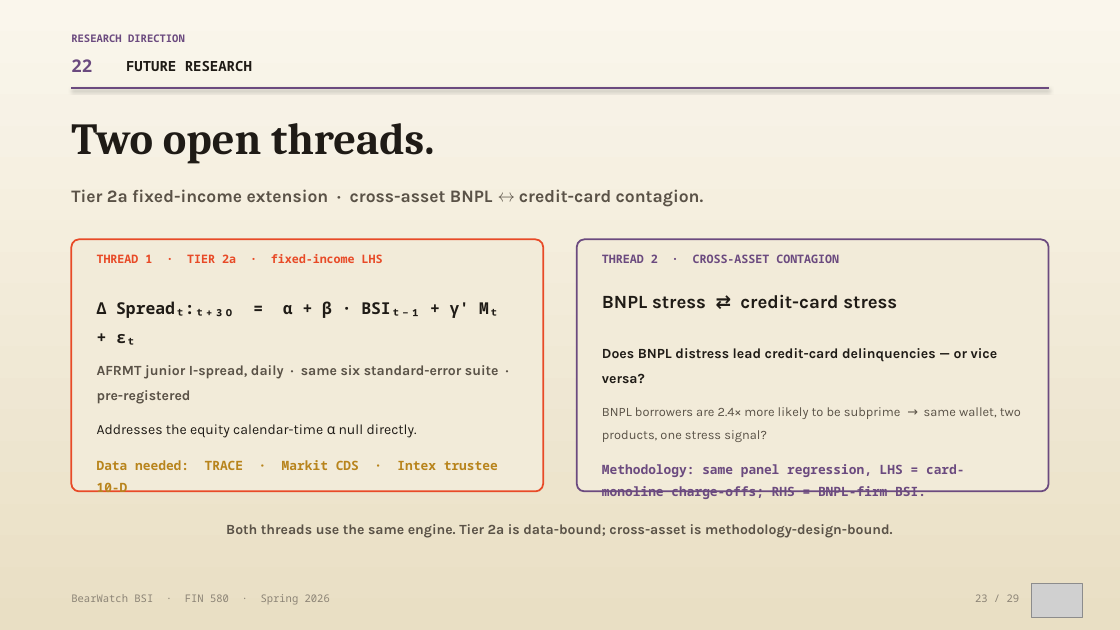
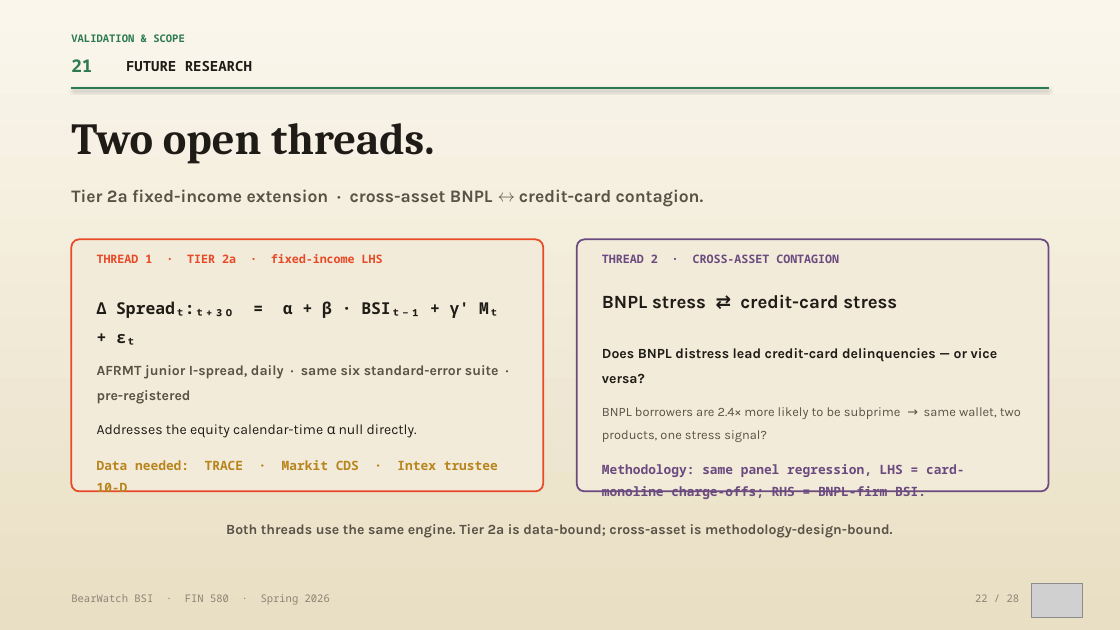
Before and after one commit to vermasidd1502/bnpl-trap, a slide deck: slide 22 of presentation/BearWatch_Research_Deck_FINAL.pptx (slide 23 before the commit). Drawn at 1120x630 pixels with LibreOffice and Linux fonts; fonts in the diff are those of the drawing; grey boxes stand for pictures. Boxes give left, top, right and bottom in pixels: in the first picture for what was removed or moved away, otherwise in the second. Text is boxed around its words. In the diff, an @@ line names an element or a change of style, - is before the commit and + after.

```diff
--- a/presentation/BearWatch_Research_Deck_FINAL.pptx
+++ b/presentation/BearWatch_Research_Deck_FINAL.pptx
@@ text at box(71, 34, 185, 42): text changed; text colour #6B4A7F to #2D7A4F @@
-RESEARCH DIRECTION
+VALIDATION & SCOPE
@@ text at box(71, 59, 92, 72): text changed; text colour #6B4A7F to #2D7A4F @@
-22
+21
@@ line (71, 88) - (1049, 88): stroke #6B4A7F 1.4 pt to #2D7A4F 1.4 pt @@
```
Also in this commit, not shown: 25 other slides changed, 1 slide removed.
